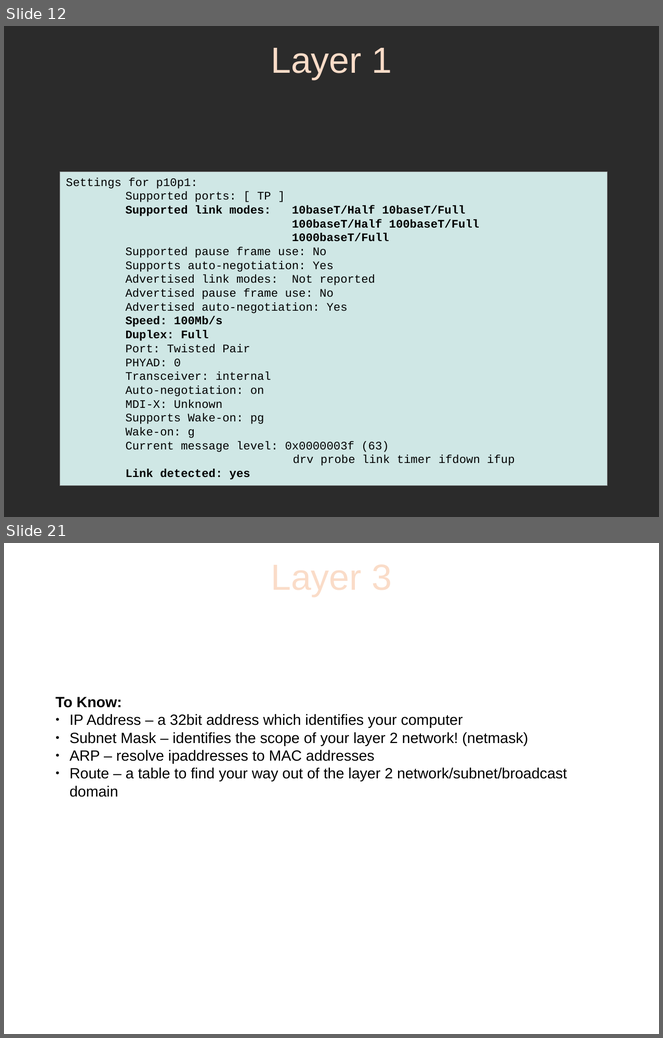
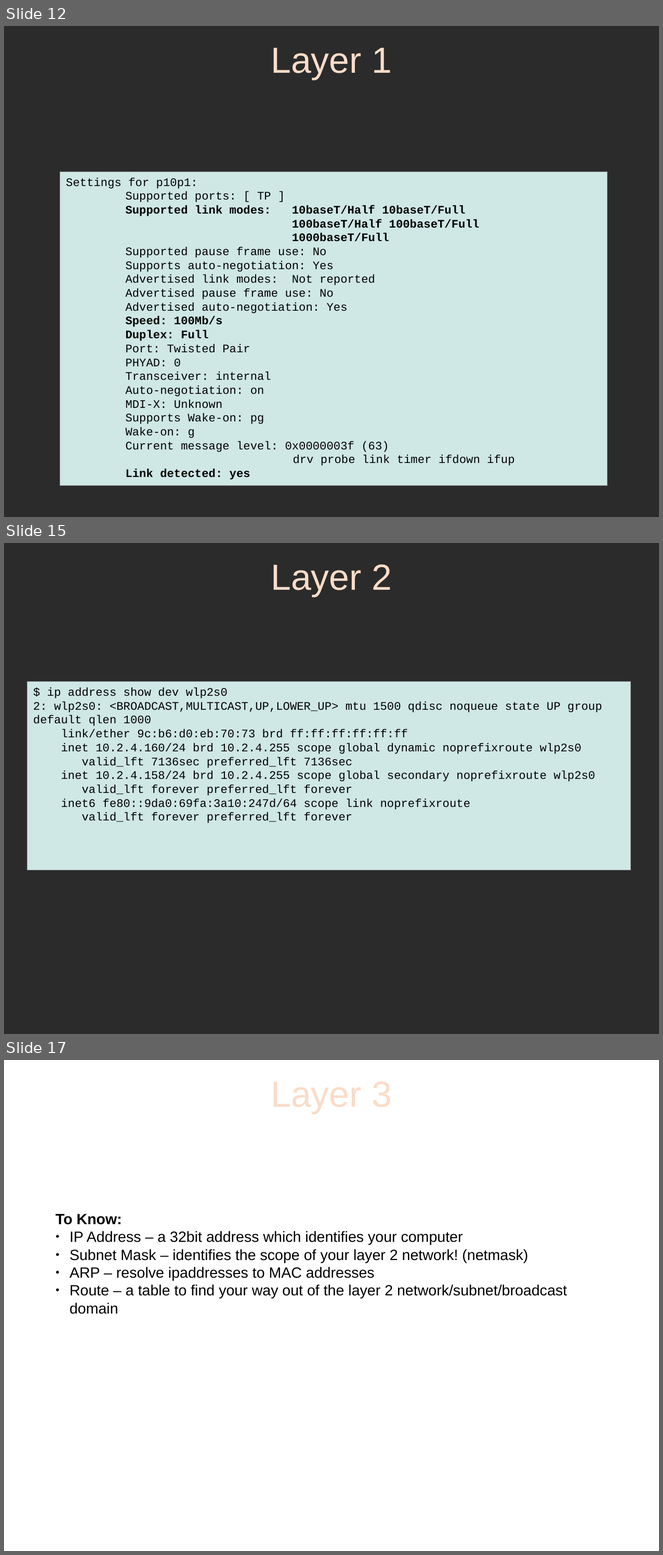
Before and after one commit to sphaero/workshops, a slide deck: Networking/presentation.odp. Shown one above the other, each under a label of ours: slides 12 and 21 before the commit, slides 12, 15 and 17 after it; the slides between them are not shown. The pictures are 663x1038 and 663x1555 pixels, drawn with LibreOffice and Linux fonts; fonts in the diff are those of the drawing; background and template pictures are left out; a plain dark background stands for a picture behind light text. Boxes give left, top, right and bottom in pixels: in the first picture for what was removed or moved away, otherwise in the second. Text is boxed around its words. In the diff, an @@ line names an element or a change of style, - is before the commit and + after.

```diff
--- a/Networking/presentation.odp
+++ b/Networking/presentation.odp
@@ slide 15 added at (4, 543, 659, 1034), background picture (left out) @@
@@ title added at (271, 564, 392, 597), 44 pt, text #FADCC8 @@
+Layer 2
@@ rectangle added at (27, 681, 631, 871), fill #CFE7E5, outline #808080 0 pt, 14 pt, text #000000 @@
+$ ip address show dev wlp2s0
+2: wlp2s0: <BROADCAST,MULTICAST,UP,LOWER_UP> mtu 1500 qdisc noqueue state UP group default qlen 1000
+link/ether 9c:b6:d0:eb:70:73 brd ff:ff:ff:ff:ff:ff
+inet 10.2.4.160/24 brd 10.2.4.255 scope global dynamic noprefixroute wlp2s0
+valid_lft 7136sec preferred_lft 7136sec
+inet 10.2.4.158/24 brd 10.2.4.255 scope global secondary noprefixroute wlp2s0
+valid_lft forever preferred_lft forever
+inet6 fe80::9da0:69fa:3a10:247d/64 scope link noprefixroute
+valid_lft forever preferred_lft forever
@@ what was slide 21 is now slide 17 @@
```
Also in this commit, not shown: 15 slides changed, 15 other slides added, 11 slides removed, 5 other files.
